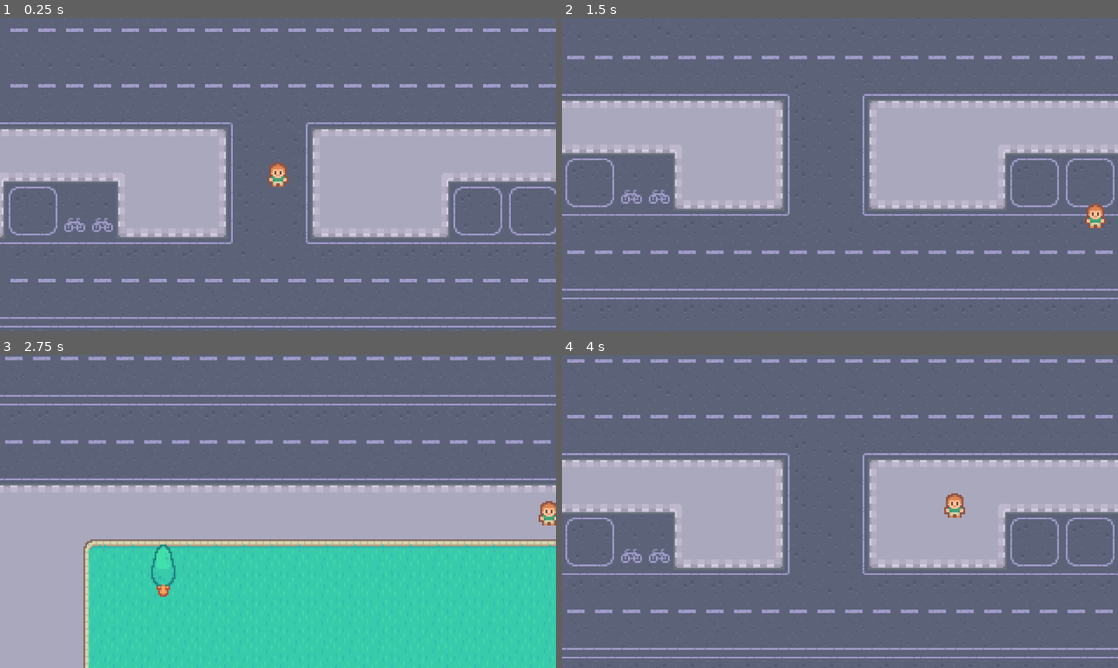
Above: before the commit, frames 1-4 (two rows, left to right).
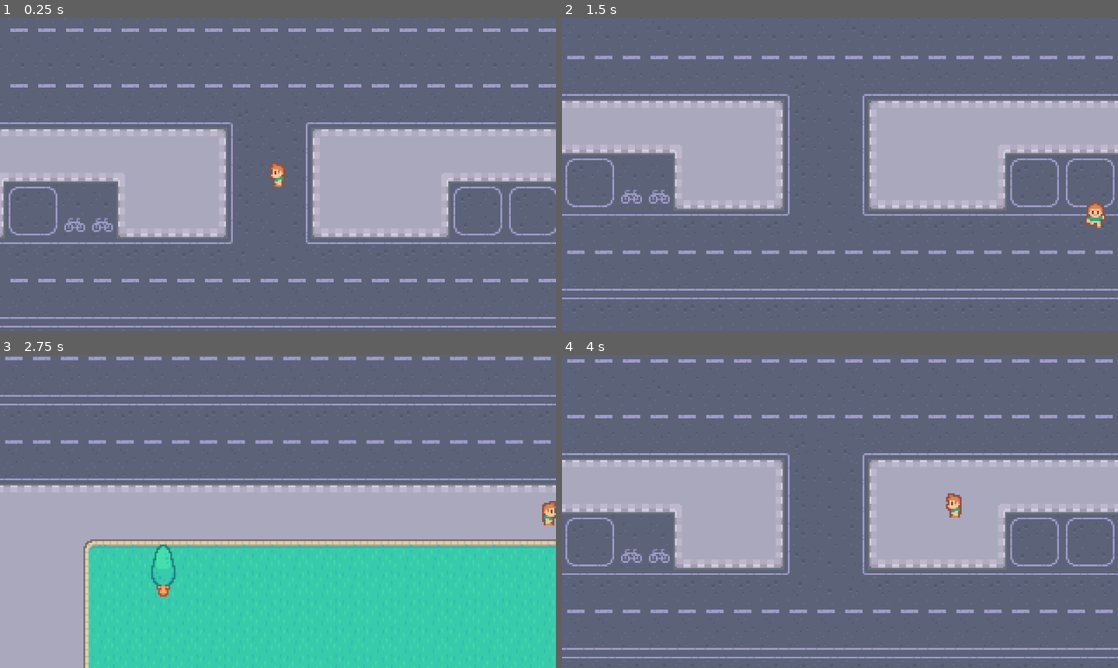
Above: after the commit, the same moments.

Repository: ehabaijaz/frogger
Game: Godot game, scene res://scenes/game.tscn
Same seed, same stepped clock (60 frames per second), same inputs: the game is played once before the commit and once after it.
Inputs:
- Up to frame 1 (0.25 s): no input
- Up to frame 2 (1.5 s): tap Enter at 0.5 s; hold Right (right) 0.53-1.28 s; tap Alt at 0.6 s; hold S (down) from 1.28 s (still down); tap Shift at 1.35 s
- Up to frame 3 (2.75 s): release S (down) at 2.03 s; hold Right (right) from 2.03 s (still down); tap Alt at 2.1 s
- Up to frame 4 (4 s): release Right (right) at 2.78 s; hold Up (up) 2.78-3.53 s; tap Shift at 2.85 s; hold A (left) from 3.53 s (still down); tap Alt at 3.6 s

The runs differ from the first frame. In frame 1, 0.2% of the frame differs, in the area x 48-52%, y 46-54%; in frame 2, 0.2%; in frame 3, 0.1%; in frame 4, 0.2%.

Commit message:
Fixed player movement, animations work as intended

Diff:
--- a/scenes/player.gd
+++ b/scenes/player.gd
@@ -6,4 +6,18 @@
 func _physics_process(delta):
 	direction = Input.get_vector("left", "right", "up", "down")
 	velocity = direction * speed
+	animation()
 	move_and_slide()
+
+func animation():
+	if direction:
+		$AnimatedSprite2D.flip_h = direction.x > 0
+		if direction.x != 0:
+			$AnimatedSprite2D.animation = 'left'
+		else:
+			if direction.y < 0:
+				$AnimatedSprite2D.animation = 'up'
+			if direction.y > 0:
+				$AnimatedSprite2D.animation = 'down'
+	else:
+		$AnimatedSprite2D.frame = 0
--- a/scenes/player.tscn
+++ b/scenes/player.tscn
@@ -1,16 +1,107 @@
-[gd_scene load_steps=4 format=3 uid="uid://dghd7rii024ea"]
+[gd_scene load_steps=14 format=3 uid="uid://dghd7rii024ea"]
 
-[ext_resource type="Texture2D" uid="uid://bkgrir378horu" path="res://graphics/player/player_simple.png" id="1_3vyb7"]
 [ext_resource type="Script" uid="uid://d3diycmbiqi3w" path="res://scenes/player.gd" id="1_g2els"]
+[ext_resource type="Texture2D" uid="uid://c4q6c7mxqh78h" path="res://graphics/player/player_tileset.png" id="2_g2els"]
 
 [sub_resource type="RectangleShape2D" id="RectangleShape2D_g2els"]
 size = Vector2(10, 9)
 
+[sub_resource type="AtlasTexture" id="AtlasTexture_g2els"]
+atlas = ExtResource("2_g2els")
+region = Rect2(16, 0, 16, 16)
+
+[sub_resource type="AtlasTexture" id="AtlasTexture_tuyoq"]
+atlas = ExtResource("2_g2els")
+region = Rect2(16, 16, 16, 16)
+
+[sub_resource type="AtlasTexture" id="AtlasTexture_fjrip"]
+atlas = ExtResource("2_g2els")
+region = Rect2(16, 32, 16, 16)
+
+[sub_resource type="AtlasTexture" id="AtlasTexture_qhqgy"]
+atlas = ExtResource("2_g2els")
+region = Rect2(0, 0, 16, 16)
+
+[sub_resource type="AtlasTexture" id="AtlasTexture_dqkch"]
+atlas = ExtResource("2_g2els")
+region = Rect2(0, 16, 16, 16)
+
+[sub_resource type="AtlasTexture" id="AtlasTexture_qlg0r"]
+atlas = ExtResource("2_g2els")
+region = Rect2(0, 32, 16, 16)
+
+[sub_resource type="AtlasTexture" id="AtlasTexture_smehm"]
+atlas = ExtResource("2_g2els")
+region = Rect2(32, 0, 16, 16)
+
+[sub_resource type="AtlasTexture" id="AtlasTexture_ur7pv"]
+atlas = ExtResource("2_g2els")
+region = Rect2(32, 16, 16, 16)
+
+[sub_resource type="AtlasTexture" id="AtlasTexture_y4r1p"]
+atlas = ExtResource("2_g2els")
+region = Rect2(32, 32, 16, 16)
+
+[sub_resource type="SpriteFrames" id="SpriteFrames_tuyoq"]
+animations = [{
+"frames": [{
+"duration": 1.0,
+"texture": SubResource("AtlasTexture_g2els")
+}, {
+"duration": 1.0,
+"texture": SubResource("AtlasTexture_tuyoq")
+}, {
+"duration": 1.0,
+"texture": SubResource("AtlasTexture_g2els")
+}, {
+"duration": 1.0,
+"texture": SubResource("AtlasTexture_fjrip")
+}],
+"loop": true,
+"name": &"down",
+"speed": 6.0
+}, {
+"frames": [{
+"duration": 1.0,
+"texture": SubResource("AtlasTexture_qhqgy")
+}, {
+"duration": 1.0,
+"texture": SubResource("AtlasTexture_dqkch")
+}, {
+"duration": 1.0,
+"texture": SubResource("AtlasTexture_qhqgy")
+}, {
+"duration": 1.0,
+"texture": SubResource("AtlasTexture_qlg0r")
+}],
+"loop": true,
+"name": &"left",
+"speed": 6.0
+}, {
+"frames": [{
+"duration": 1.0,
+"texture": SubResource("AtlasTexture_smehm")
+}, {
+"duration": 1.0,
+"texture": SubResource("AtlasTexture_ur7pv")
+}, {
+"duration": 1.0,
+"texture": SubResource("AtlasTexture_smehm")
+}, {
+"duration": 1.0,
+"texture": SubResource("AtlasTexture_y4r1p")
+}],
+"loop": true,
+"name": &"up",
+"speed": 6.0
+}]
+
 [node name="Player" type="CharacterBody2D"]
 script = ExtResource("1_g2els")
 
-[node name="Sprite2D" type="Sprite2D" parent="."]
-texture = ExtResource("1_3vyb7")
+[node name="CollisionShape2D" type="CollisionShape2D" parent="."]
+position = Vector2(0, 0.5)
+shape = SubResource("RectangleShape2D_g2els")
 
 [node name="Camera2D" type="Camera2D" parent="."]
 zoom = Vector2(4, 4)
@@ -20,6 +111,7 @@
 limit_bottom = 320
 position_smoothing_enabled = true
 
-[node name="CollisionShape2D" type="CollisionShape2D" parent="."]
-position = Vector2(0, 0.5)
-shape = SubResource("RectangleShape2D_g2els")
+[node name="AnimatedSprite2D" type="AnimatedSprite2D" parent="."]
+sprite_frames = SubResource("SpriteFrames_tuyoq")
+animation = &"down"
+autoplay = "left"
